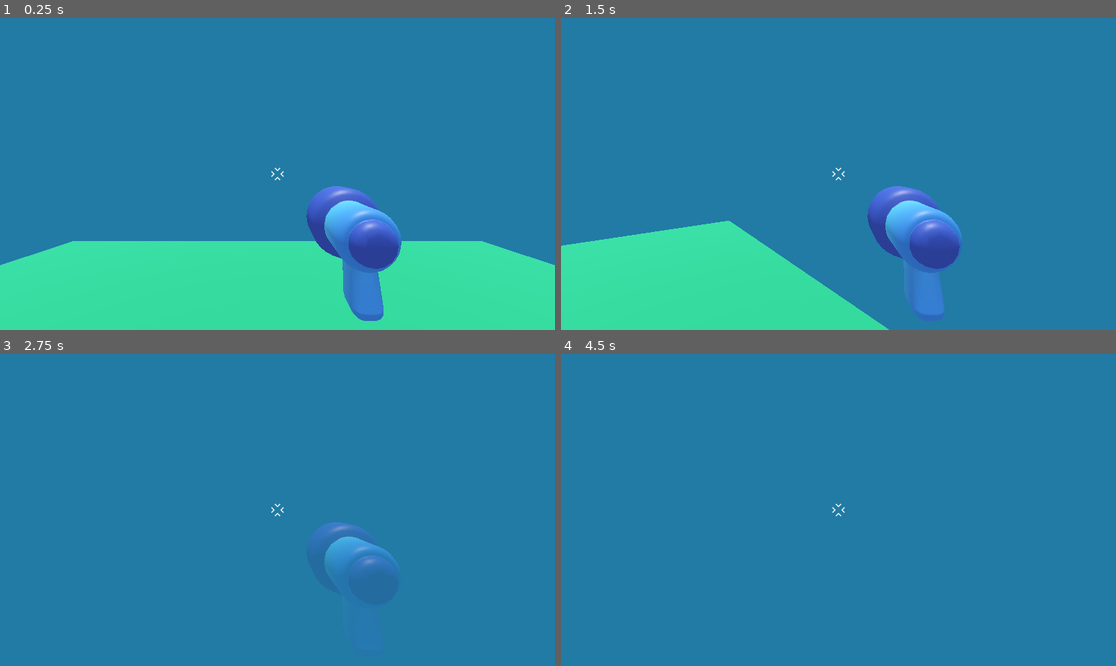
Above: before the commit, frames 1-4 (two rows, left to right).
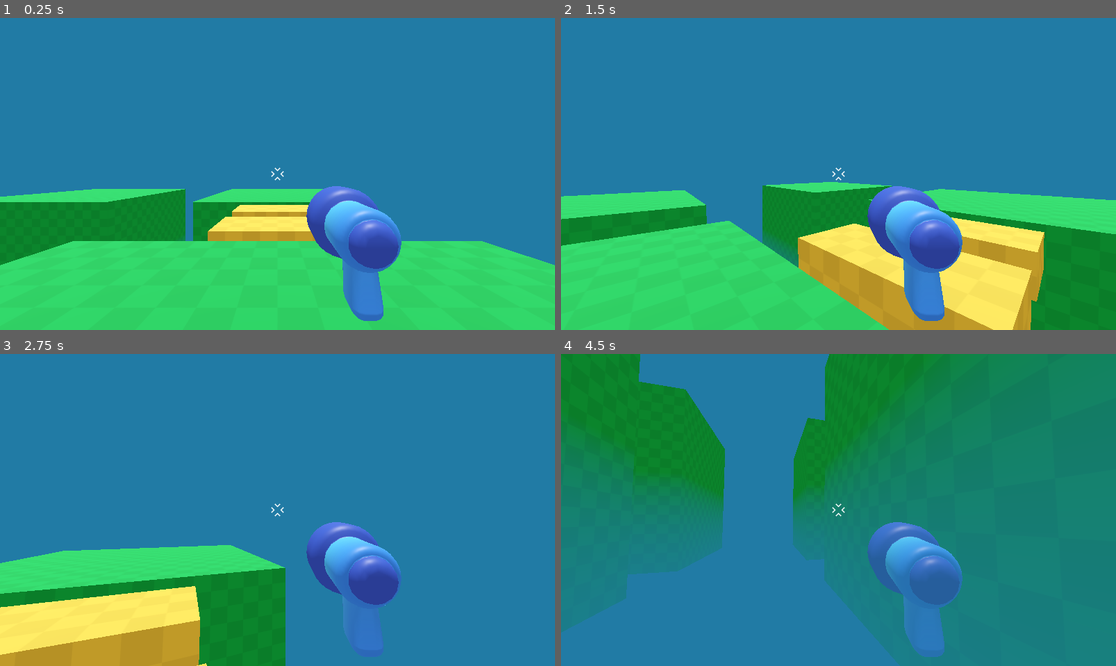
Above: after the commit, the same moments.

Repository: autrera/tutorial-fps-survivors-arena
Game: Godot game, scene res://game.tscn
The game is run twice, just before and just after one commit, with the same random seed, the same clock (stepped at 60 frames per second) and the same inputs. This scene is started directly instead of the project's main scene.
Inputs (mouse positions are in pixels of both pictures, inside the frame that each line leads up to):
- Up to frame 1 (0.25 s): no input
- Up to frame 2 (1.5 s): tap Enter at 0.5 s; move the mouse to (866, 174) at 0.52 s; hold W (move_forward) from 0.53 s (still down); tap Space (jump) at 0.77 s; move the mouse to (810, 174) at 1.27 s
- Up to frame 3 (2.75 s): keep holding W (move_forward); tap Space (jump) at 1.52 s; move the mouse to (288, 503) at 2.02 s
- Up to frame 4 (4.5 s): keep holding W (move_forward); move the mouse to (832, 516) at 2.77 s; tap Space (jump) at 3.02, 3.77 s; move the mouse to (877, 513) at 3.52 s; move the mouse to (794, 506) at 4.27 s

The runs differ from the first frame. In frame 1, 35% of the frame differs, in the area x 0-100%, y 54-100%; in frame 2, 39%; in frame 3, 21%; in frame 4, 71%, in the area x 0-100%, y 0-100%.

Commit message:
Create the birdge and platform textures to use in the level

Diff:
--- a/game.tscn
+++ b/game.tscn
@@ -1,9 +1,8 @@
-[gd_scene load_steps=4 format=3 uid="uid://d1gbpir2xlj0v"]
+[gd_scene load_steps=5 format=3 uid="uid://d1gbpir2xlj0v"]
 
 [ext_resource type="PackedScene" uid="uid://d0vxqnscejbjg" path="res://player.tscn" id="1_80nbo"]
-
-[sub_resource type="StandardMaterial3D" id="StandardMaterial3D_80nbo"]
-albedo_color = Color(0.0980392, 0.623529, 0.403922, 1)
+[ext_resource type="Material" uid="uid://c15gbas3spb6b" path="res://level/platform.tres" id="1_feb5d"]
+[ext_resource type="Material" uid="uid://dswd4k6oxqv5w" path="res://level/bridge.tres" id="2_fc0e3"]
 
 [sub_resource type="Environment" id="Environment_80nbo"]
 background_mode = 1
@@ -13,9 +12,9 @@
 tonemap_mode = 2
 fog_enabled = true
 fog_light_color = Color(0.109804, 0.376471, 0.509804, 1)
-fog_density = 0.0055
-fog_height = -0.4
-fog_height_density = 0.35
+fog_density = 0.0
+fog_height = -4.75
+fog_height_density = 0.2
 
 [node name="Game" type="Node3D"]
 
@@ -23,9 +22,40 @@
 transform = Transform3D(1, 0, 0, 0, 1, 0, 0, 0, 1, 0, -5, 0)
 use_collision = true
 size = Vector3(10, 10, 10)
-material = SubResource("StandardMaterial3D_80nbo")
+material = ExtResource("1_feb5d")
+
+[node name="CSGBox3D5" type="CSGBox3D" parent="."]
+transform = Transform3D(1, 0, 0, 0, 1, 0, 0, 0, 1, 6.8, -0.5, 0)
+use_collision = true
+size = Vector3(2, 1, 4)
+material = ExtResource("2_fc0e3")
+
+[node name="CSGBox3D6" type="CSGBox3D" parent="."]
+transform = Transform3D(1, 0, 0, 0, 1, 0, 0, 0, 1, 9.9, -0.5, 0)
+use_collision = true
+size = Vector3(2, 1, 4)
+material = ExtResource("2_fc0e3")
+
+[node name="CSGBox3D2" type="CSGBox3D" parent="."]
+transform = Transform3D(1, 0, 0, 0, 1, 0, 0, 0, 1, 0, -5, -14)
+use_collision = true
+size = Vector3(10, 10, 10)
+material = ExtResource("1_feb5d")
+
+[node name="CSGBox3D3" type="CSGBox3D" parent="."]
+transform = Transform3D(1, 0, 0, 0, 1, 0, 0, 0, 1, 17, -5, 0)
+use_collision = true
+size = Vector3(10, 10, 10)
+material = ExtResource("1_feb5d")
+
+[node name="CSGBox3D4" type="CSGBox3D" parent="."]
+transform = Transform3D(1, 0, 0, 0, 1, 0, 0, 0, 1, 17, -5, -15)
+use_collision = true
+size = Vector3(10, 10, 10)
+material = ExtResource("1_feb5d")
 
 [node name="Player" parent="." instance=ExtResource("1_80nbo")]
+transform = Transform3D(-4.37114e-08, 0, -1, 0, 1, 0, 1, 0, -4.37114e-08, 0, 0, 0)
 
 [node name="DirectionalLight3D" type="DirectionalLight3D" parent="."]
 transform = Transform3D(1, 0, 0, 0, -4.37114e-08, 1, 0, -1, -4.37114e-08, 0, 6, 0)
--- /dev/null
+++ b/level/bridge.tres
@@ -0,0 +1,8 @@
+[gd_resource type="StandardMaterial3D" load_steps=2 format=3 uid="uid://dswd4k6oxqv5w"]
+
+[ext_resource type="Texture2D" uid="uid://cgdphghrfplo8" path="res://level/checkboard.png" id="1_h4bgb"]
+
+[resource]
+albedo_color = Color(0.804774, 0.69526, 0.233206, 1)
+albedo_texture = ExtResource("1_h4bgb")
+uv1_triplanar = true
--- /dev/null
+++ b/level/platform.tres
@@ -0,0 +1,8 @@
+[gd_resource type="StandardMaterial3D" load_steps=2 format=3 uid="uid://c15gbas3spb6b"]
+
+[ext_resource type="Texture2D" uid="uid://cgdphghrfplo8" path="res://level/checkboard.png" id="1_v070j"]
+
+[resource]
+albedo_color = Color(0.0784314, 0.6, 0.25098, 1)
+albedo_texture = ExtResource("1_v070j")
+uv1_triplanar = true
